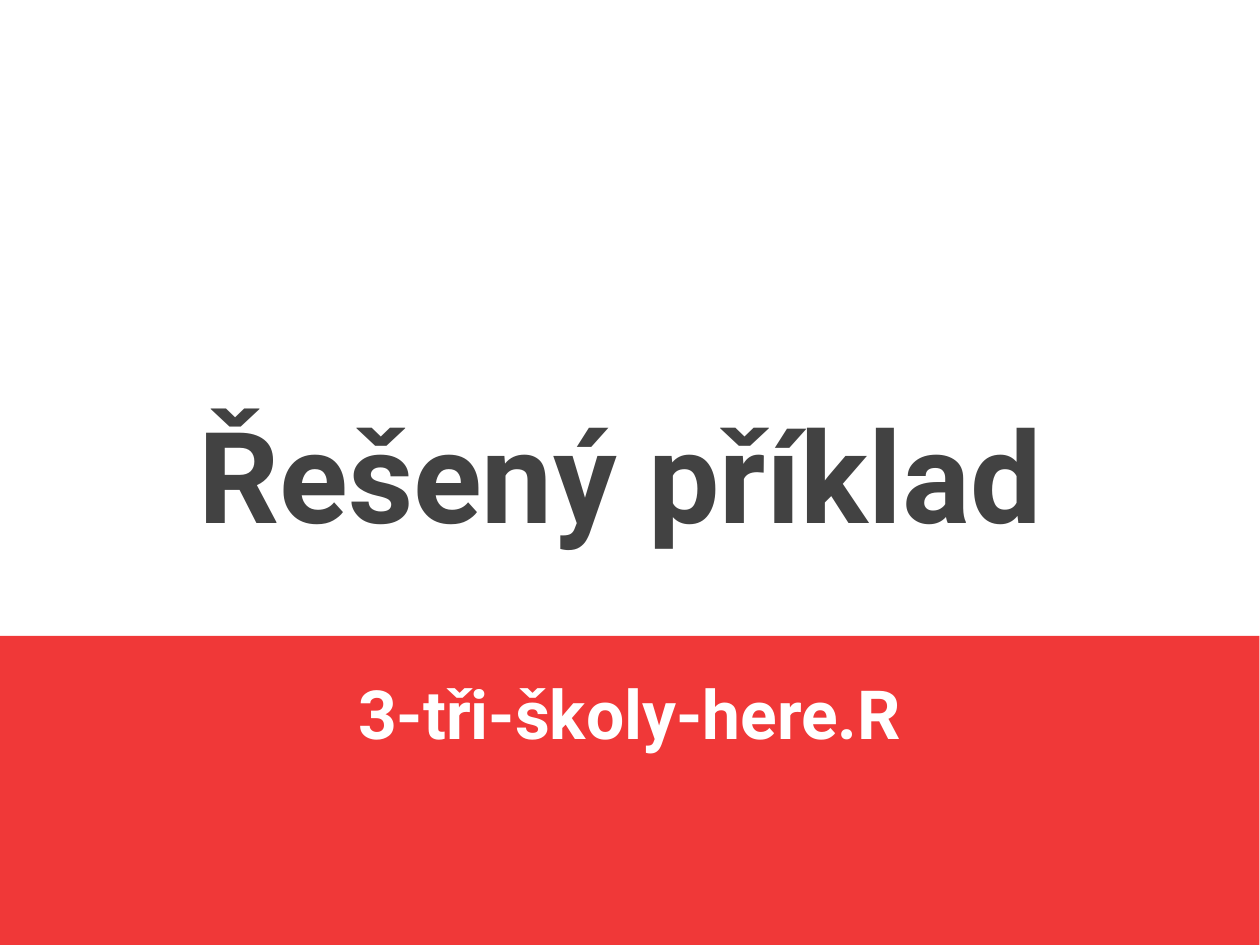
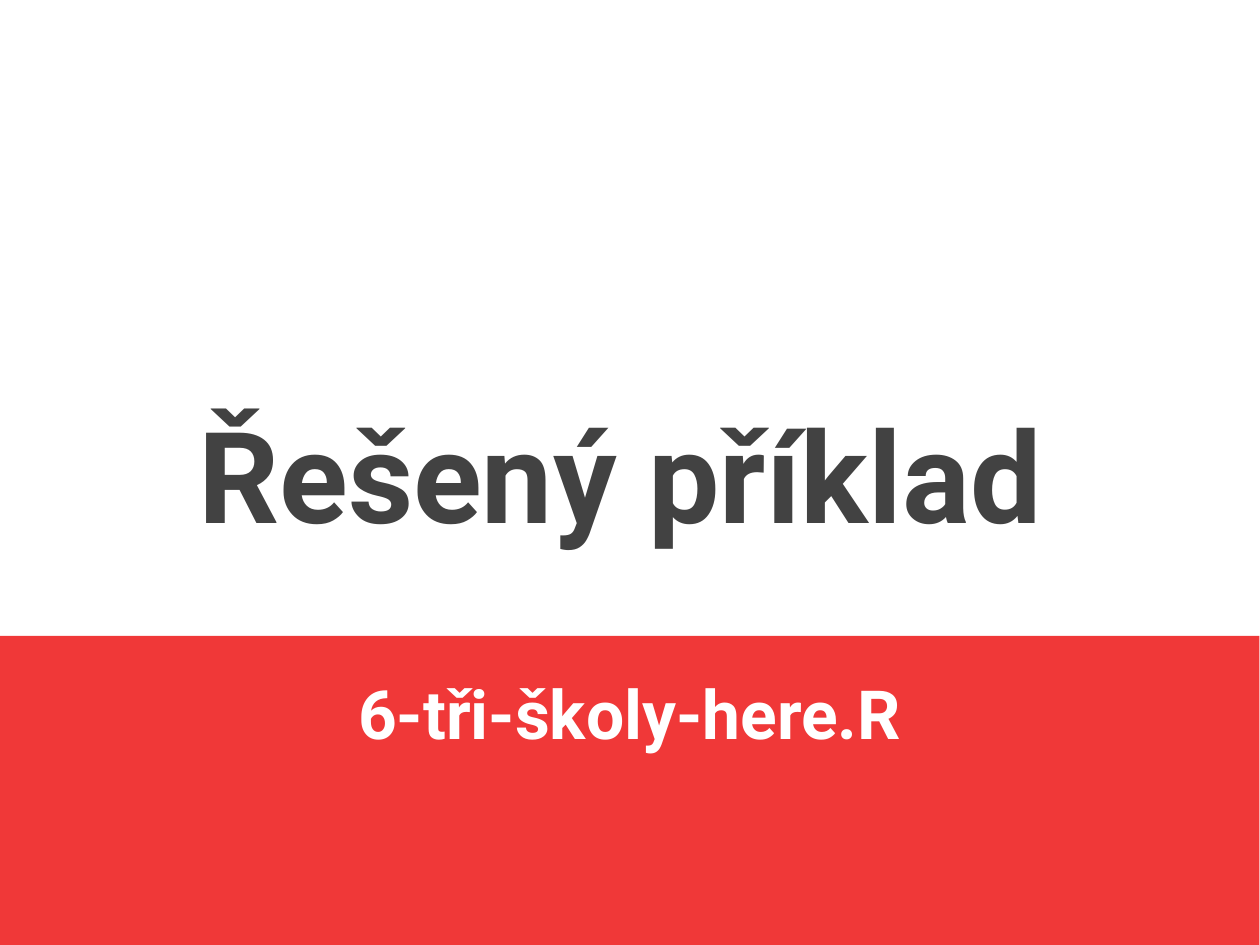
Before and after one commit to jlacko/4EK418, a slide deck: slide 7 of prez/6 - základní statistika.odp. Drawn at 1260x945 pixels with LibreOffice and Linux fonts; fonts in the diff are those of the drawing. Boxes give left, top, right and bottom in pixels: in the first picture for what was removed or moved away, otherwise in the second. Text is boxed around its words. In the diff, an @@ line names an element or a change of style, - is before the commit and + after.

```diff
--- a/prez/6 - základní statistika.odp
+++ b/prez/6 - základní statistika.odp
@@ text at box(358, 688, 901, 754): text changed @@
-3-tři-školy-here.R
+6-tři-školy-here.R
```
Also in this commit, not shown: 4 other slides changed, 59 other files.
